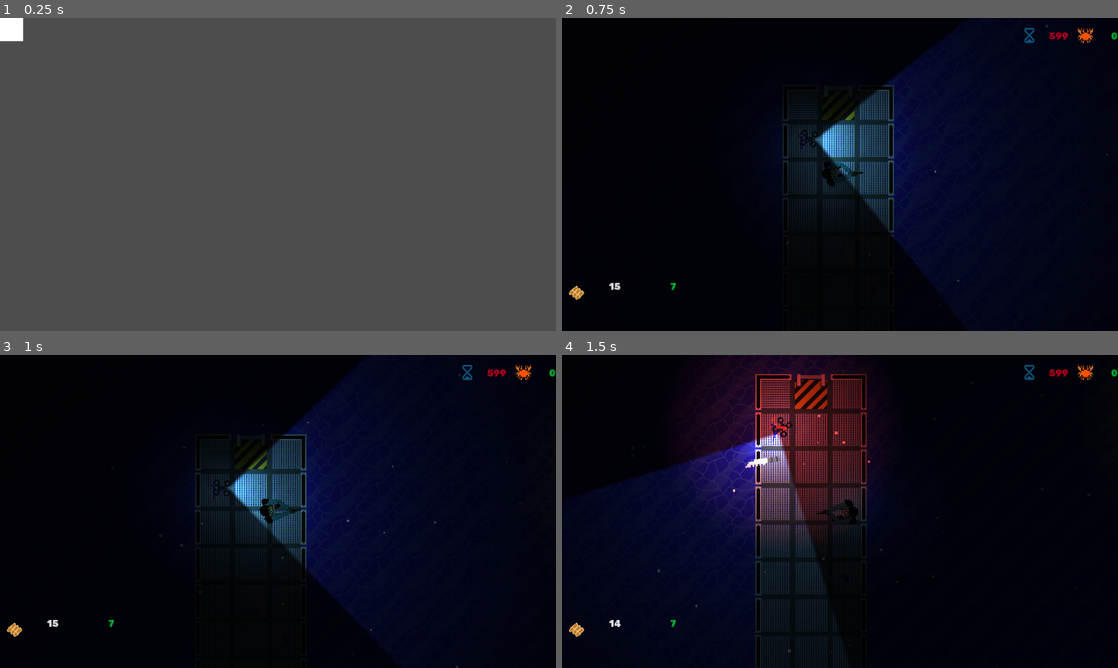
Above: before the commit, frames 1-4 (two rows, left to right).
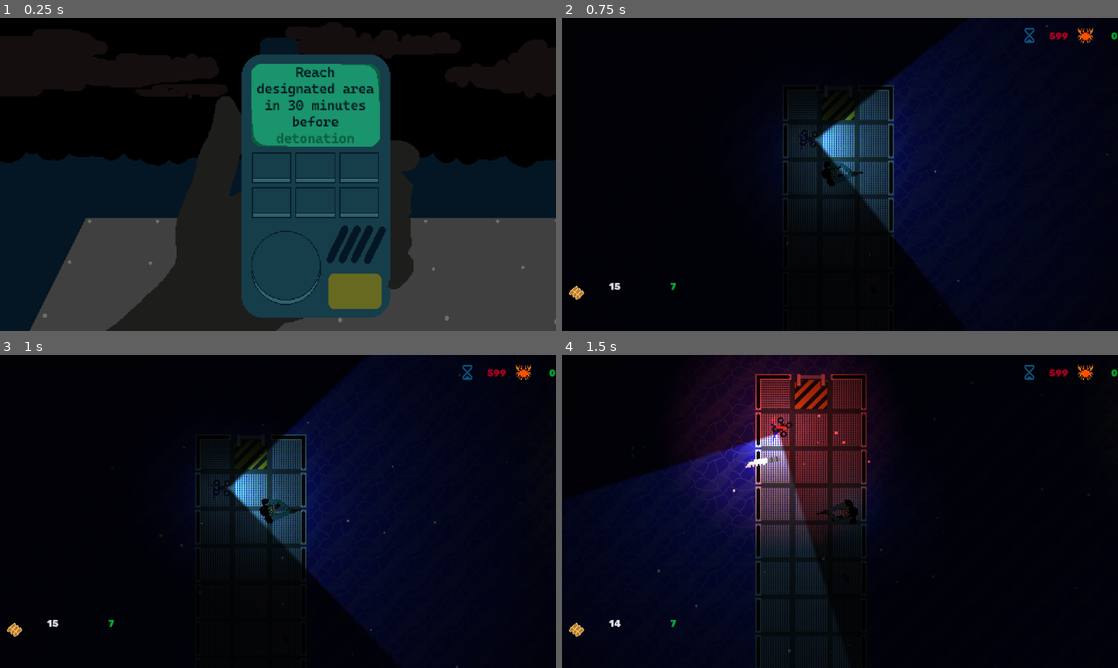
Above: after the commit, the same moments.

Repository: Fulgurata/Antibody
Game: Godot game, scene res://scenes/intro_and_exit/intro.tscn
Two runs of this game, one before a commit and one after it. Both use one fixed random seed, a clock stepped at 60 frames per second and the inputs below. This scene is started directly instead of the project's main scene. Sound files missing from this copy of the repository are replaced by a short silence.
Inputs (mouse positions are in pixels of both pictures, inside the frame that each line leads up to):
- Up to frame 1 (0.25 s): no input
- Up to frame 2 (0.75 s): tap Enter at 0.5 s; move the mouse to (962, 158) at 0.52 s; hold D (move_right) from 0.53 s (still down); tap Shift (dodge) at 0.6 s; click (962, 158) at 0.67 s
- Up to frame 3 (1 s): keep holding D (move_right)
- Up to frame 4 (1.5 s): tap Space (throw_knife) at 1.25 s; move the mouse to (728, 527) at 1.27 s; release D (move_right) at 1.28 s; hold S (move_down) from 1.28 s (still down); tap Q (flare) at 1.35 s; click (728, 527) at 1.42 s

The runs differ from the first frame. In frame 1, 83% of the frame differs, in the area x 0-100%, y 0-100%; in frame 2, nothing differs; in frame 3, nothing differs; in frame 4, nothing differs.

Commit message:
fixed intro, added exit

Diff:
--- /dev/null
+++ b/scenes/intro_and_exit/exit.gd
@@ -0,0 +1,14 @@
+extends Node2D
+
+var NextLevel: String = "res://scenes/menus/main_menu/main_menu.tscn"
+var waitflag: bool = false
+
+# Called when the node enters the scene tree for the first time.
+
+func _input(event: InputEvent) -> void:
+	if event is InputEventMouseButton and event.pressed and waitflag:
+		get_tree().change_scene_to_file(NextLevel)
+
+
+func _on_timer_timeout() -> void:
+	waitflag = true
--- /dev/null
+++ b/scenes/intro_and_exit/exit.tscn
@@ -0,0 +1,22 @@
+[gd_scene load_steps=4 format=3 uid="uid://bmtp2yrgglabh"]
+
+[ext_resource type="Script" path="res://scenes/intro_and_exit/exit.gd" id="1_17ka6"]
+[ext_resource type="Texture2D" uid="uid://xfvccvi4utvv" path="res://scenes/intro_and_exit/endscene.png" id="2_1qq5k"]
+[ext_resource type="AudioStream" uid="uid://cfiueghlyr0hy" path="res://scenes/menus/main_menu/Mian_menu.ogg" id="3_ko5v2"]
+
+[node name="Exit" type="Node2D"]
+script = ExtResource("1_17ka6")
+
+[node name="TextureRect" type="TextureRect" parent="."]
+offset_right = 960.0
+offset_bottom = 540.0
+texture = ExtResource("2_1qq5k")
+
+[node name="AudioStreamPlayer2D" type="AudioStreamPlayer2D" parent="."]
+stream = ExtResource("3_ko5v2")
+autoplay = true
+parameters/looping = true
+
+[node name="Timer" type="Timer" parent="."]
+
+[connection signal="timeout" from="Timer" to="." method="_on_timer_timeout"]
--- a/scenes/intro_and_exit/intro.tscn
+++ b/scenes/intro_and_exit/intro.tscn
@@ -1,18 +1,16 @@
-[gd_scene load_steps=3 format=3 uid="uid://ebguyepvof2d"]
+[gd_scene load_steps=4 format=3 uid="uid://ebguyepvof2d"]
 
 [ext_resource type="Script" path="res://scenes/intro_and_exit/intro.gd" id="1_cdqot"]
 [ext_resource type="AudioStream" uid="uid://cfiueghlyr0hy" path="res://scenes/menus/main_menu/Mian_menu.ogg" id="2_egfnp"]
+[ext_resource type="Texture2D" uid="uid://c1imrraxxmr1a" path="res://scenes/intro_and_exit/Intro.png" id="2_tsuxx"]
 
 [node name="Intro" type="Node2D"]
 script = ExtResource("1_cdqot")
 
 [node name="TextureRect" type="TextureRect" parent="."]
-offset_right = 40.0
-offset_bottom = 40.0
-
-[node name="ColorRect" type="ColorRect" parent="."]
-offset_right = 40.0
-offset_bottom = 40.0
+offset_right = 960.0
+offset_bottom = 540.0
+texture = ExtResource("2_tsuxx")
 
 [node name="AudioStreamPlayer2D" type="AudioStreamPlayer2D" parent="."]
 stream = ExtResource("2_egfnp")
--- a/scripts/boss/boss.gd
+++ b/scripts/boss/boss.gd
@@ -38,6 +38,7 @@
 func die():
 	print("Boss has been defeated.")
 	death = true
+	get_tree().change_scene_to_file("res://scenes/intro_and_exit/exit.tscn")
 
 
 func _on_hitbox_body_entered(body: Node2D) -> void:
Binary file added: scenes/intro_and_exit/Intro.png
Not shown, added: scenes/intro_and_exit/Intro.png.import
Binary file added: scenes/intro_and_exit/endscene.png
Not shown, added: scenes/intro_and_exit/endscene.png.import
